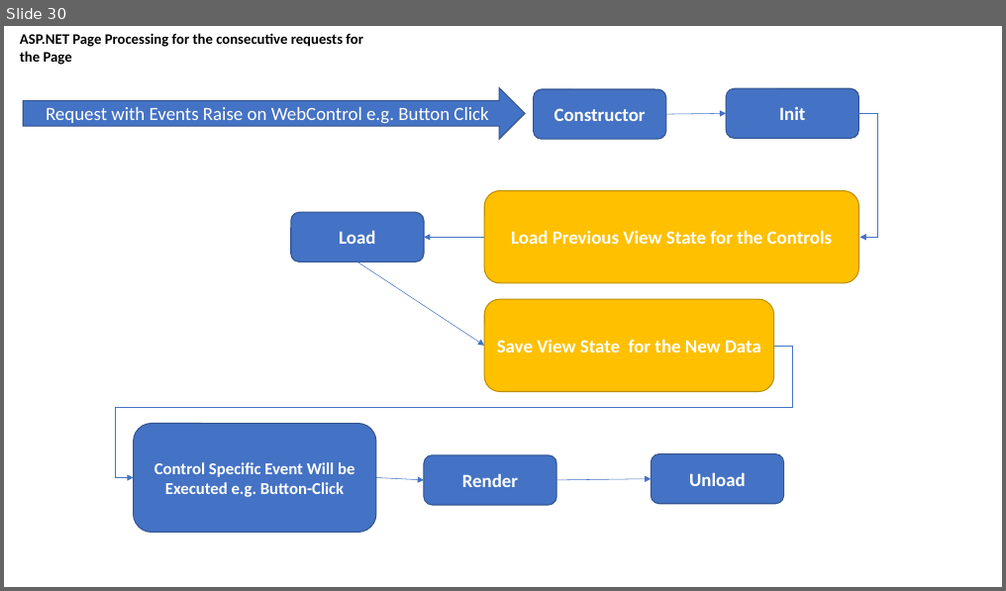
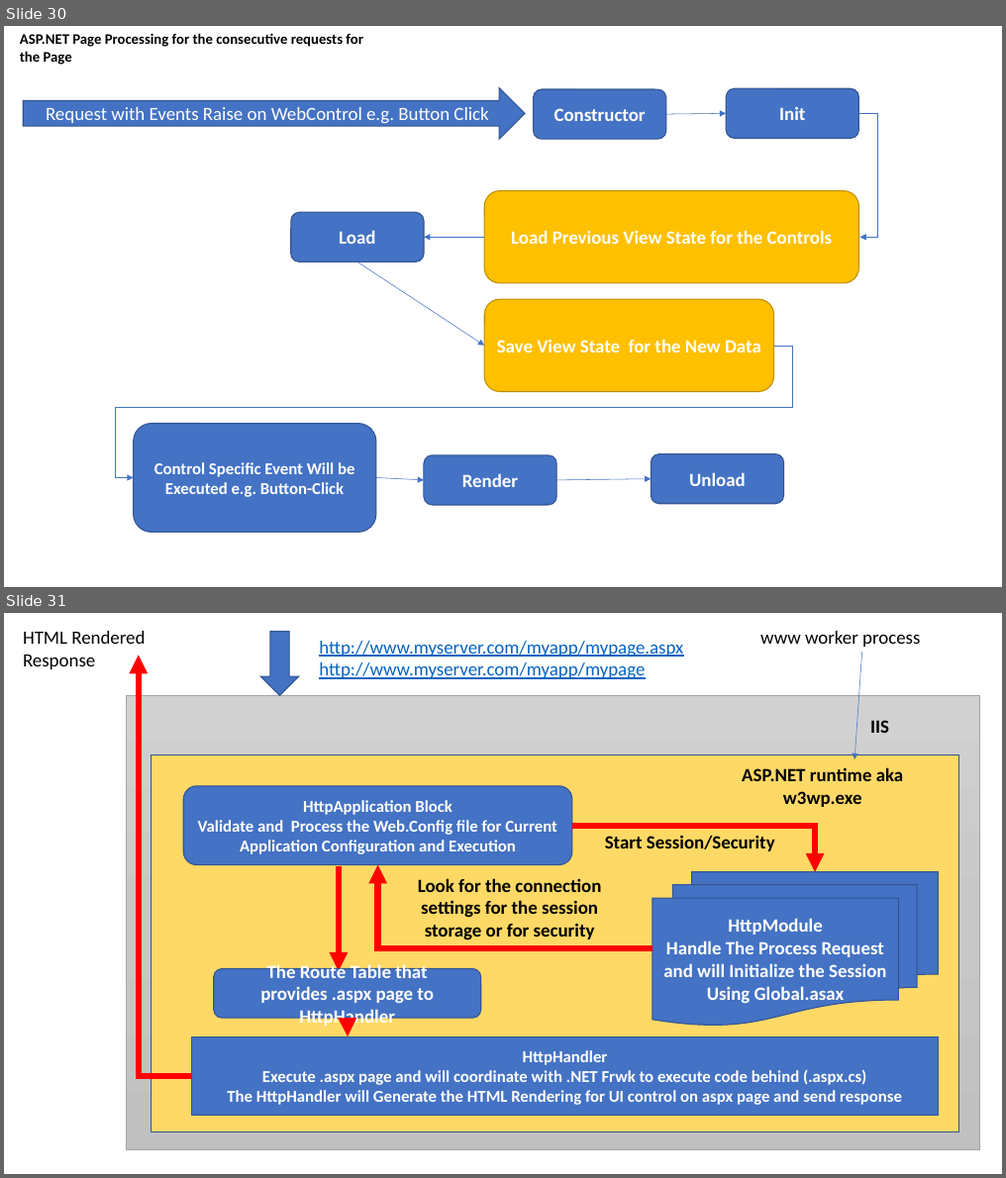
Before and after one commit to maheshsabnis/NetFrwk_Projects, a slide deck: Training-Images.pptx. Shown one above the other, each under a label of ours: slide 30 before the commit, slides 30 and 31 after it. The pictures are 1006x591 and 1006x1178 pixels, drawn with LibreOffice and Linux fonts; fonts in the diff are those of the drawing. Boxes give left, top, right and bottom in pixels: in the first picture for what was removed or moved away, otherwise in the second. Text is boxed around its words. In the diff, an @@ line names an element or a change of style, - is before the commit and + after.

```diff
--- a/Training-Images.pptx
+++ b/Training-Images.pptx
@@ slide 31 added at bbox=[4, 613, 1002, 1174], background #FFFFFF @@
@@ text added at bbox=[23, 631, 145, 669], 18 pt, text #000000 @@
+HTML Rendered Response
@@ down arrow added at bbox=[260, 631, 299, 695], fill #4472C4, outline #325491 1 pt @@
@@ text added at bbox=[319, 641, 683, 679], 18 pt, text #0563C1, underline @@
+http://www.myserver.com/myapp/mypage.aspx
+http://www.myserver.com/myapp/mypage
@@ text added at bbox=[760, 631, 920, 647], 18 pt, text #000000 @@
+www worker process
@@ elbow arrow added from (192, 1076) to (139, 655), #FF0000 6 pt @@
@@ arrow added from (862, 652) to (854, 760), #4472C4 0.5 pt @@
@@ rectangle added at bbox=[126, 695, 979, 1150], fill gradient #D2D2D2 to #C8C8C8 to #C0C0C0, outline #A5A5A5 0.5 pt @@
@@ text added at bbox=[870, 720, 889, 733], 18 pt, text #000000, bold @@
+IIS
@@ rectangle added at bbox=[152, 756, 959, 1133], fill #FFD966, outline #325491 1 pt @@
@@ rounded rectangle added at bbox=[183, 786, 572, 864], fill #4472C4, outline #325491 1 pt, 16 pt, text #FFFFFF, bold @@
+HttpApplication Block
+Validate and Process the Web.Config file for Current Application Configuration and Execution
@@ text added at bbox=[742, 767, 903, 807], 18 pt, text #000000, bold @@
+ASP.NET runtime aka w3wp.exe
@@ elbow arrow added from (572, 826) to (815, 872), #FF0000 6 pt @@
@@ text added at bbox=[605, 835, 775, 852], 18 pt, text #000000, bold @@
+Start Session/Security
@@ arrow added from (339, 866) to (339, 971), #FF0000 6 pt @@
@@ elbow arrow added from (652, 950) to (377, 865), #FF0000 6 pt @@
@@ text added at bbox=[418, 878, 601, 941], 18 pt, text #000000, bold @@
+Look for the connection settings for the session storage or for security
@@ flow chart multidocument added at bbox=[652, 872, 939, 1026], fill #4472C4, outline #325491 1 pt, 18 pt, text #FFFFFF, bold @@
+HttpModule
+Handle The Process Request and will Initialize the Session
+Using Global.asax
@@ rounded rectangle added at bbox=[214, 969, 481, 1019], fill #4472C4, outline #325491 1 pt, 18 pt, text #FFFFFF, bold @@
+The Route Table that provides .aspx page to HttpHandler
@@ arrow added from (348, 1018) to (348, 1037), #FF0000 6 pt @@
@@ rectangle added at bbox=[192, 1037, 939, 1115], fill #4472C4, outline #325491 1 pt, 16 pt, text #FFFFFF, bold @@
+HttpHandler
+Execute .aspx page and will coordinate with .NET Frwk to execute code behind (.aspx.cs)
+The HttpHandler will Generate the HTML Rendering for UI control on aspx page and send response
```
Also in this commit, not shown: 11 other files.
